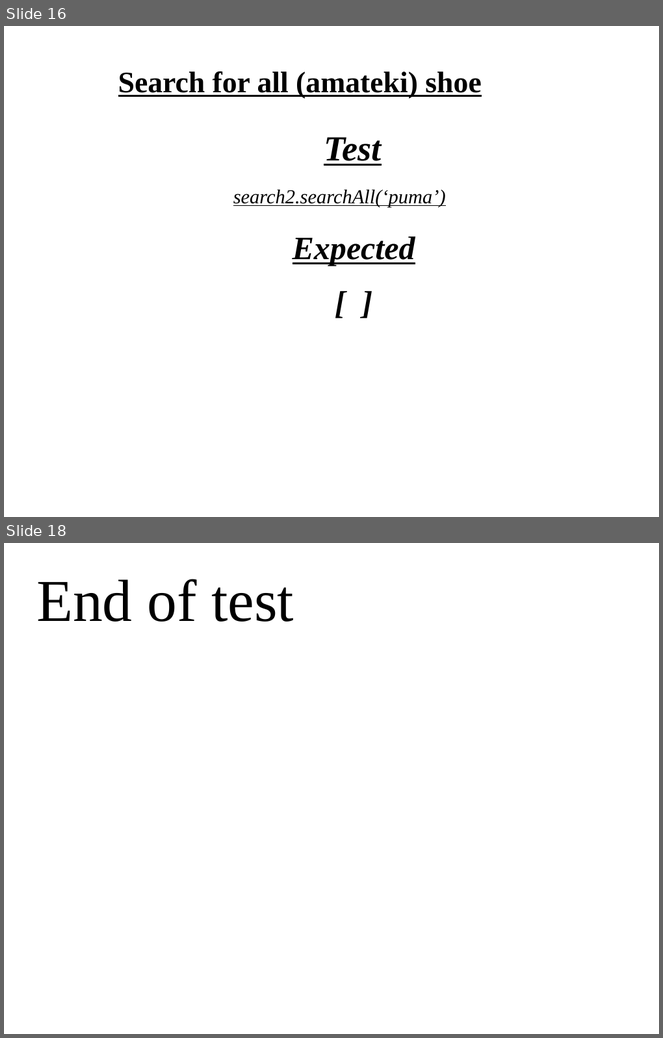
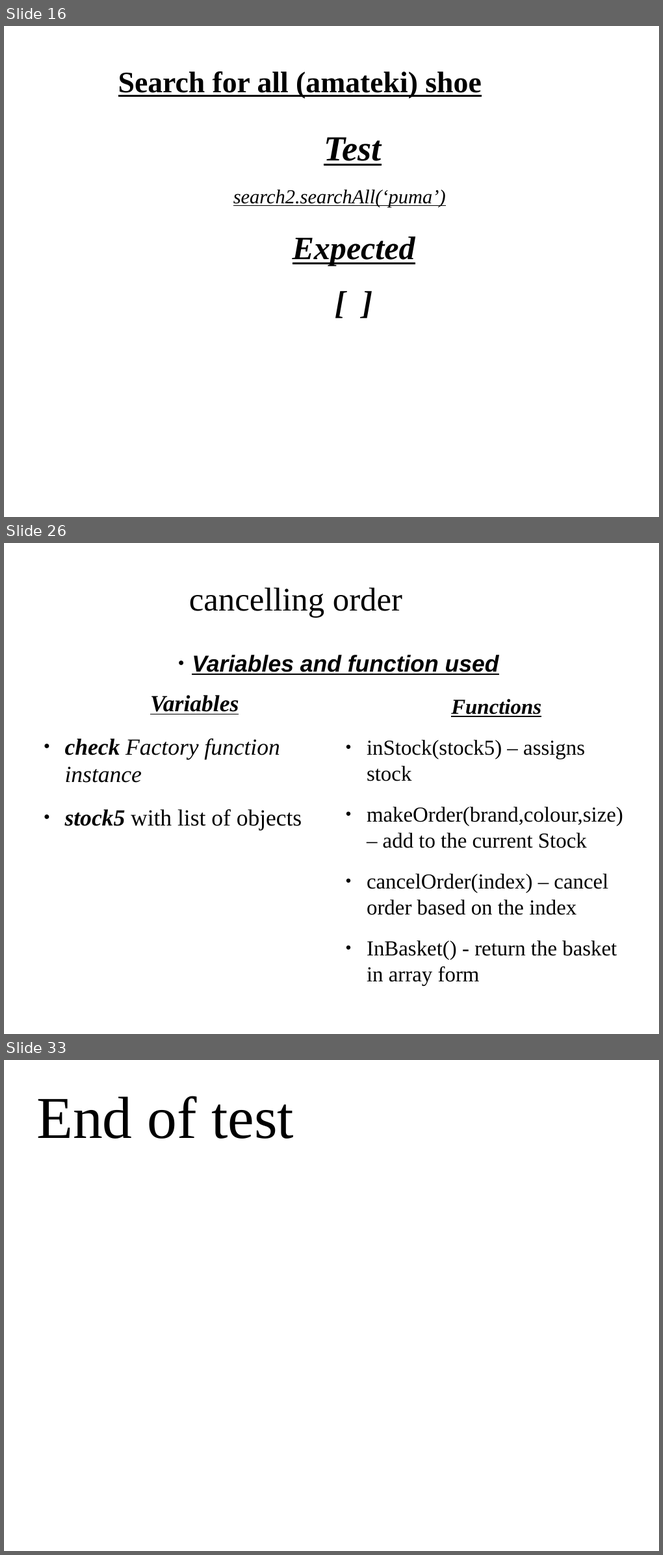
Before and after one commit to TaSiya/shoe, a slide deck: project presentation.odp. Shown one above the other, each under a label of ours: slides 16 and 18 before the commit, slides 16, 26 and 33 after it; the slides between them are not shown. The pictures are 663x1038 and 663x1555 pixels, drawn with LibreOffice and Linux fonts; fonts in the diff are those of the drawing; background and template pictures are left out. Boxes give left, top, right and bottom in pixels: in the first picture for what was removed or moved away, otherwise in the second. Text is boxed around its words. In the diff, an @@ line names an element or a change of style, - is before the commit and + after.

```diff
--- a/project presentation.odp
+++ b/project presentation.odp
@@ slide 26 added at bbox=[4, 543, 659, 1034], background picture (left out) @@
@@ title added at bbox=[189, 587, 402, 617], 40 pt, text #000000 @@
+cancelling order
@@ text added at bbox=[192, 655, 499, 675], 28 pt, text #000000, bold, italic, underline @@
+● Variables and function used
@@ text added at bbox=[65, 695, 302, 830], 28 pt, text #000000, italic @@
+Variables
+● check Factory function instance
+● stock5 with list of objects
@@ text added at bbox=[367, 699, 623, 986], 25.9 pt, text #000000 @@
+Functions
+● inStock(stock5) – assigns stock
+● makeOrder(brand,colour,size) – add to the current Stock
+● cancelOrder(index) – cancel order based on the index
+● InBasket() - return the basket in array form
@@ what was slide 18 is now slide 33 @@
```
Also in this commit, not shown: 2 slides changed, 14 other slides added, 3 other files.
